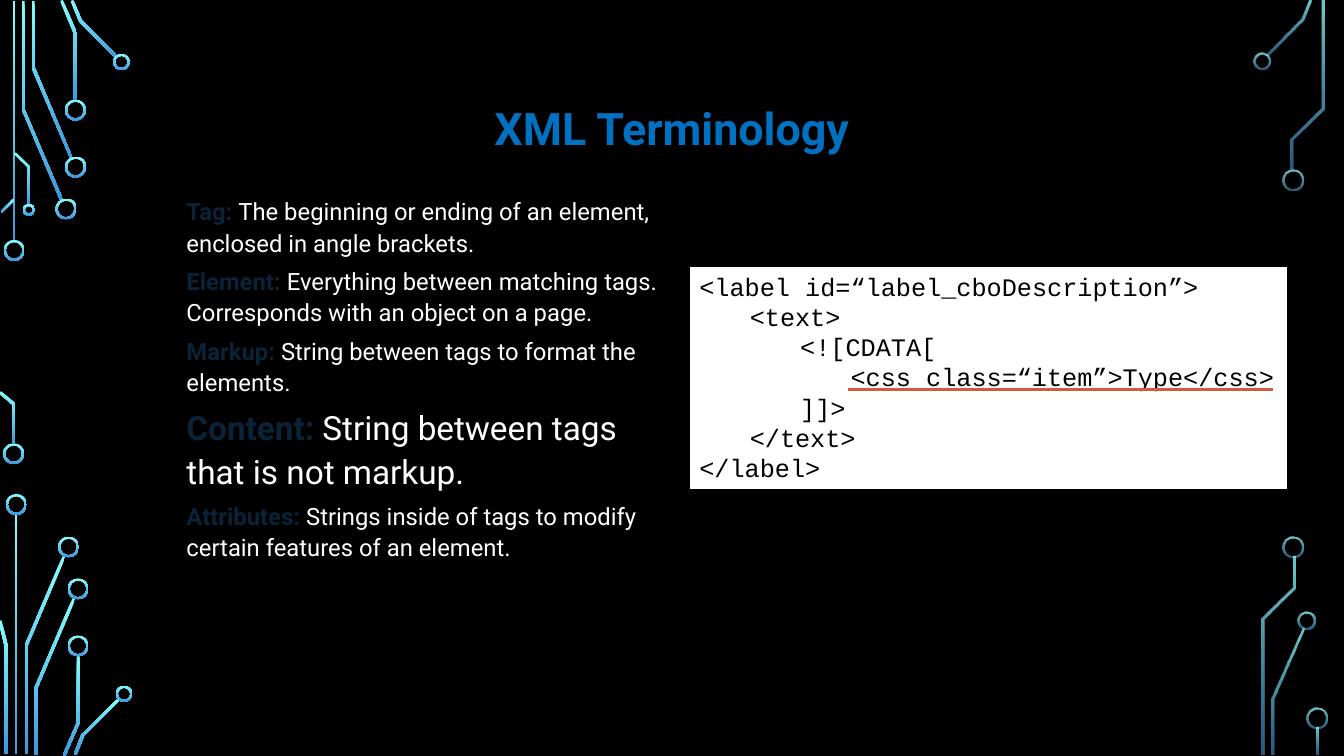
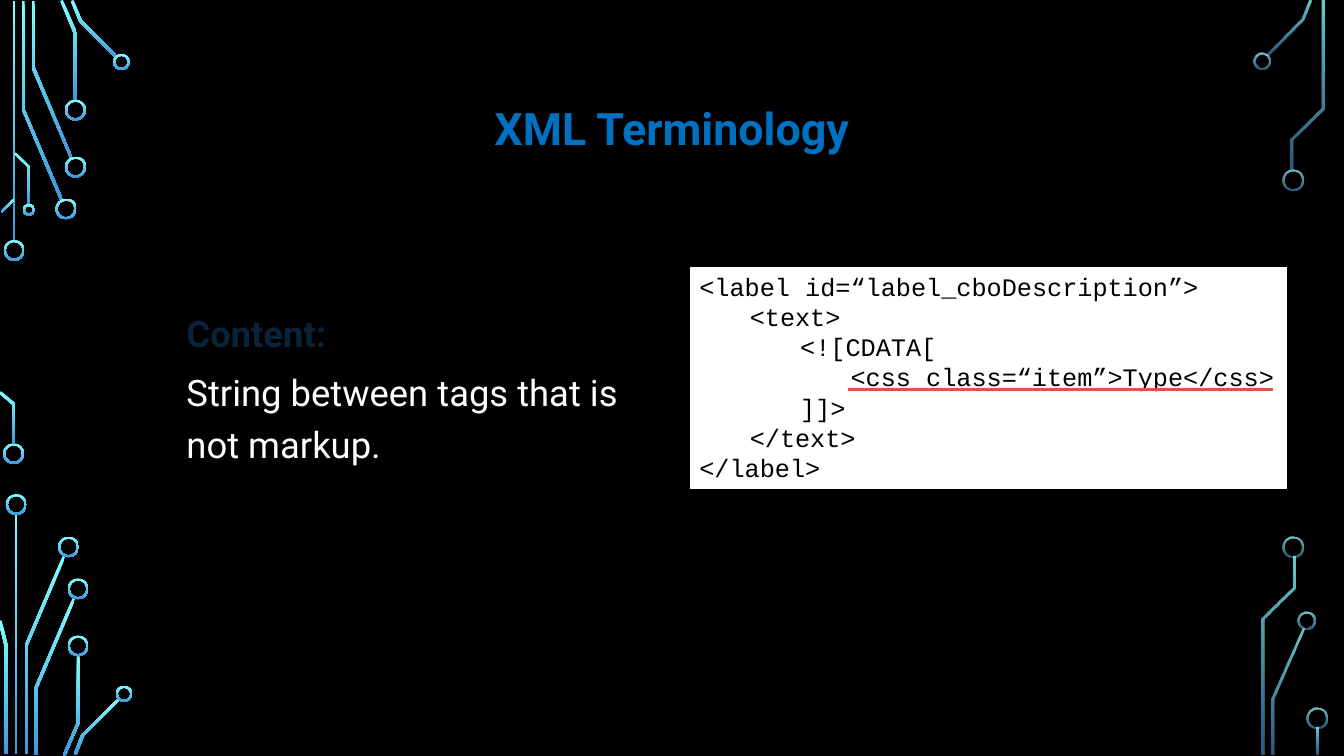
Before and after one commit to bswhitney/Cityworks-UICustomization-Training-Snippets, a slide deck: slide 7 of 01 Understand XML/UICustomizationIntro_CURRENT.pptx. Drawn at 1344x756 pixels with LibreOffice and Linux fonts; fonts in the diff are those of the drawing; background and template pictures are left out. Boxes give left, top, right and bottom in pixels: in the first picture for what was removed or moved away, otherwise in the second. Text is boxed around its words. In the diff, an @@ line names an element or a change of style, - is before the commit and + after.

```diff
--- a/01 Understand XML/UICustomizationIntro_CURRENT.pptx
+++ b/01 Understand XML/UICustomizationIntro_CURRENT.pptx
@@ text "Content:" at <box>186,378,618,466</box>: vertical alignment top to middle @@
@@ text at <box>186,378,618,466</box>: text changed; size 17 to 26 pt @@
-  Tag: The beginning or ending of an element, enclosed in angle brackets.
-  Element: Everything between matching tags. Corresponds with an object on a page.
-  Markup: String between tags to format the elements.
-  Content: String between tags that is not markup.
-  Attributes: Strings inside of tags to modify certain features of an element.
+  Content:
+  String between tags that is not markup.
```
Also in this commit, not shown: 5 other slides changed.
